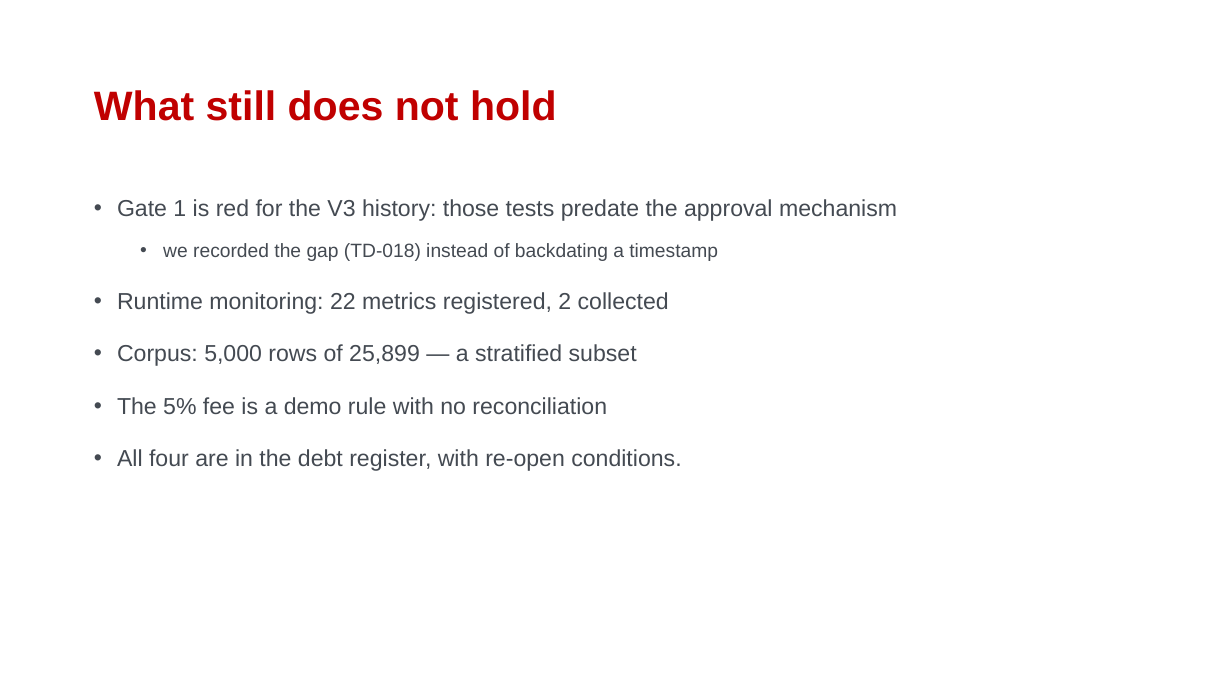
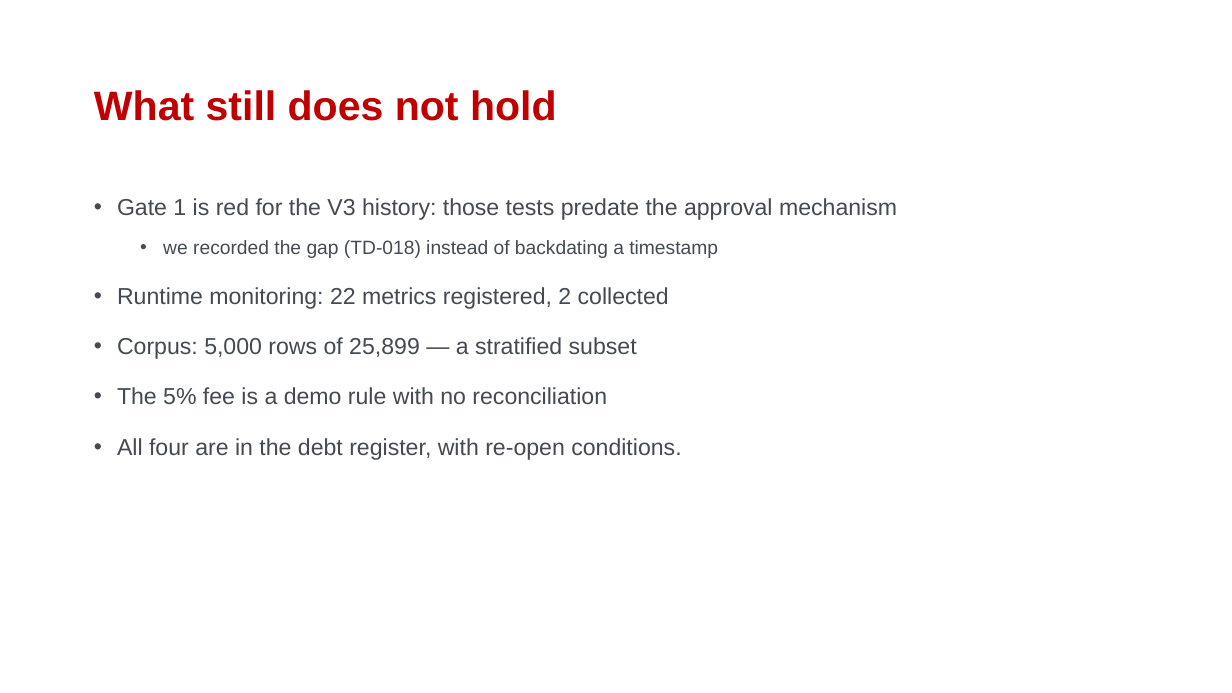
Before and after one commit to StantonJoY/SE_Project, a slide deck: slide 18 of docs/presentation/CS5351_Group26_Presentation.pptx (slide 16 before the commit). Drawn at 1232x693 pixels with LibreOffice and Linux fonts; fonts in the diff are those of the drawing; background and template pictures are left out. Boxes give left, top, right and bottom in pixels: in the first picture for what was removed or moved away, otherwise in the second. Text is boxed around its words. In the diff, an @@ line names an element or a change of style, - is before the commit and + after.

```diff
--- a/docs/presentation/CS5351_Group26_Presentation.pptx
+++ b/docs/presentation/CS5351_Group26_Presentation.pptx
@@ text "Gate 1 is red for ..." at box(117, 198, 897, 460): line spacing 1.15 to 1.12; less space between paragraphs @@
```
Also in this commit, not shown: 12 other slides changed, 4 slides added, 2 slides removed, 2 other files.
